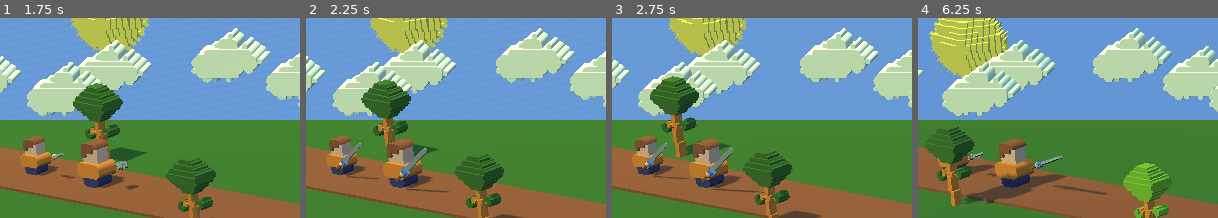
Above: before the commit, frames 1-4 (left to right).
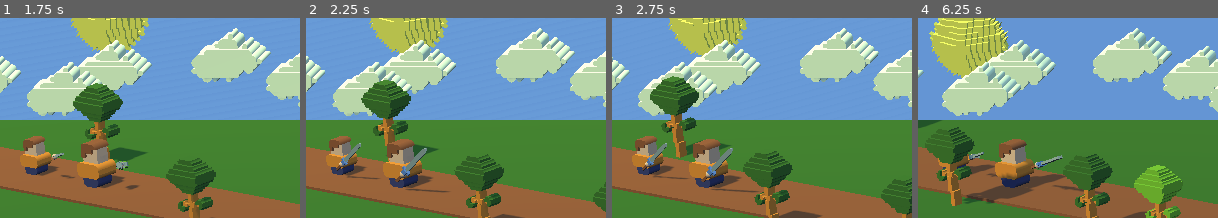
Above: after the commit, the same moments.

Repository: matt-cles/item-assistant
Game: Godot game, scene res://scenes/Main.tscn
Two runs of this game, one before a commit and one after it. Both use one fixed random seed, a clock stepped at 60 frames per second and the inputs below.
Inputs:
- Up to frame 1 (1.75 s): tap Enter (ui_accept) at 0.5, 0.77, 1.52 s; hold Right (ui_right) 0.53-1.28 s
- Up to frame 2 (2.25 s): hold Right (ui_right) from 2.03 s (still down)
- Up to frame 3 (2.75 s): keep holding Right (ui_right)
- Up to frame 4 (6.25 s): tap Enter (ui_accept) at 3.02, 3.77, 4.52, 6.02 s; release Right (ui_right) at 3.53 s; hold Right (ui_right) from 5.78 s (still down)

Frame 1 is identical in both runs. In frame 2, 0.3% of the frame differs, in the area x 95-100%, y 82-97%; in frame 3, 1.3%; in frame 4, 4.9%, in the area x 0-88%, y 51-100%.

Commit message:
add variance to tree locations

Diff:
--- a/scenes/Tree.tscn
+++ b/scenes/Tree.tscn
@@ -15,7 +15,7 @@
 script = ExtResource( 2 )
 
 [node name="VisibilityNotifier" type="VisibilityNotifier" parent="."]
-aabb = AABB( -8.67382, -13.2398, -2.93421, 17.3477, 26.4795, 5.86842 )
+aabb = AABB( -90.7145, -13.2398, -2.93421, 181.429, 26.4795, 5.86842 )
 
 [node name="TreeMeshes" type="Spatial" parent="."]
 
@@ -39,7 +39,7 @@
 visible = false
 mesh = ExtResource( 4 )
 material/0 = ExtResource( 3 )
-material/1 = ExtResource( 6 )
+material/1 = ExtResource( 8 )
 
 [node name="tree-5" type="MeshInstance" parent="TreeMeshes"]
 visible = false
--- a/scripts/move_left.gd
+++ b/scripts/move_left.gd
@@ -19,6 +19,7 @@
 
 func reposition():
 	var spawn_points = get_tree().get_nodes_in_group('tree_spawn_point')
-	var spawn_point = spawn_points[randi() % len(spawn_points)]
-	translation = spawn_point.translation
-	show_one_mesh()
+	if spawn_points:
+		var spawn_point = spawn_points[randi() % len(spawn_points)]
+		translation = spawn_point.translation
+		show_one_mesh()
